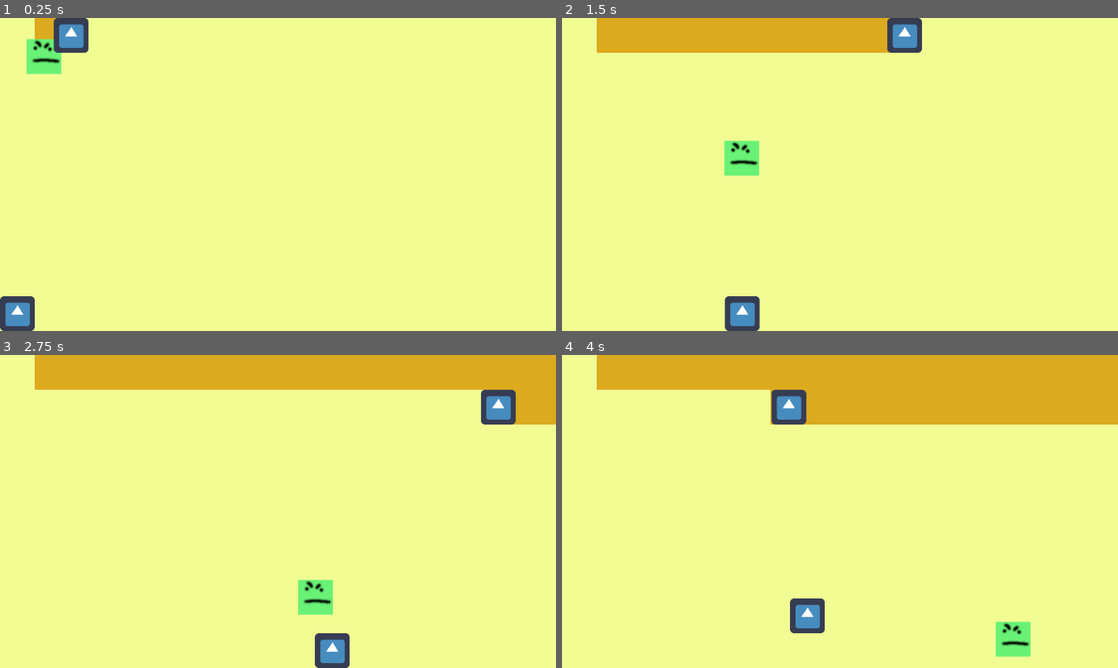
Above: before the commit, frames 1-4 (two rows, left to right).
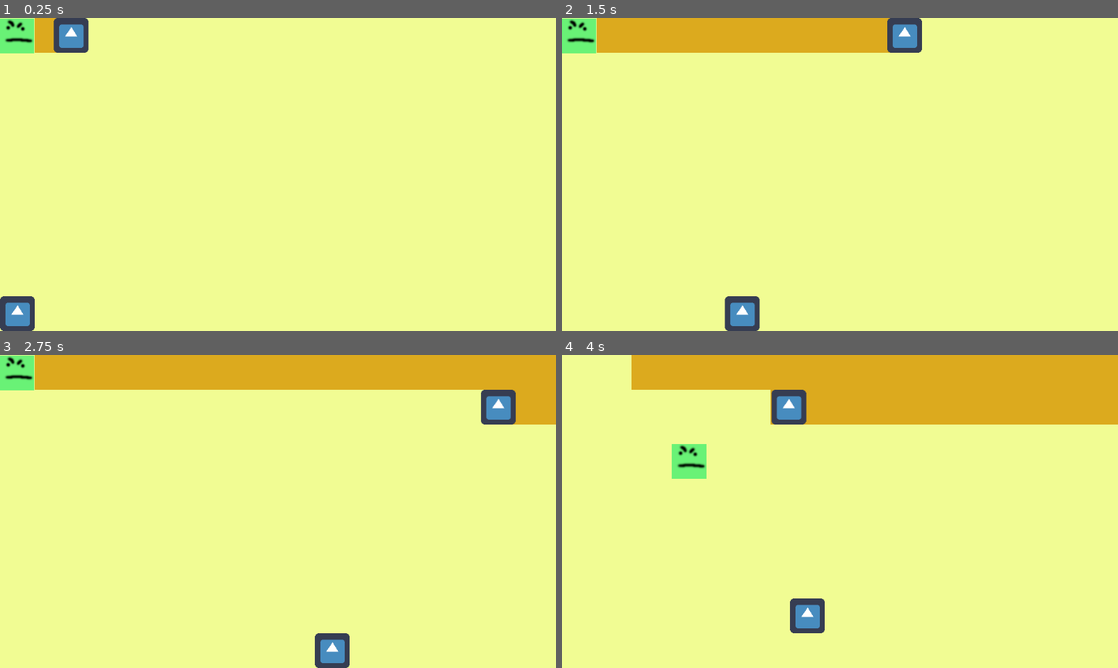
Above: after the commit, the same moments.

Repository: ImpeccableN/archeogame
Game: Godot game, scene res://Minigame1/Minigame1.tscn
Two runs of this game, one before a commit and one after it. Both use one fixed random seed, a clock stepped at 60 frames per second and the inputs below. The project has no main scene, so this scene is started directly. The engine's default icon, where the game draws it, is replaced by a stand-in: a white triangle on a blue panel in a dark square.
Inputs:
- Up to frame 1 (0.25 s): no input
- Up to frame 2 (1.5 s): hold D (move_right) 0.53-1.28 s; hold S (move_down) from 1.28 s (still down)
- Up to frame 3 (2.75 s): release S (move_down) at 2.03 s; hold D (move_right) from 2.03 s (still down)
- Up to frame 4 (4 s): release D (move_right) at 2.78 s; hold W (move_up) 2.78-3.53 s; hold A (move_left) from 3.53 s (still down)

The runs differ from the first frame. In frame 1, 1.2% of the frame differs, in the area x 0-12%, y 0-18%; in frame 2, 1.4%; in frame 3, 1.4%; in frame 4, 2.1%, in the area x 6-85%, y 0-97%.

Commit message:
sun movement starts after timer runs out

Diff:
--- a/HeuneburgGame/Minigame1/Sun.gd
+++ b/HeuneburgGame/Minigame1/Sun.gd
@@ -3,7 +3,7 @@
 export var speed = 200.0
 onready var screen_size = get_viewport_rect().size
 
-var direction := Vector2(1.0, 0.75)
+var direction := Vector2.ZERO
 
 
 func _process(delta):
@@ -16,3 +16,8 @@
 		direction.x = -1.0
 	if position.x < 0:
 		direction.x = 1.0
+
+
+
+func _on_Timer_timeout():
+	direction = Vector2(1.0, 0.8)
--- a/HeuneburgGame/Minigame1/Sun.tscn
+++ b/HeuneburgGame/Minigame1/Sun.tscn
@@ -19,3 +19,5 @@
 wait_time = 3.0
 one_shot = true
 autostart = true
+
+[connection signal="timeout" from="Timer" to="." method="_on_Timer_timeout"]
